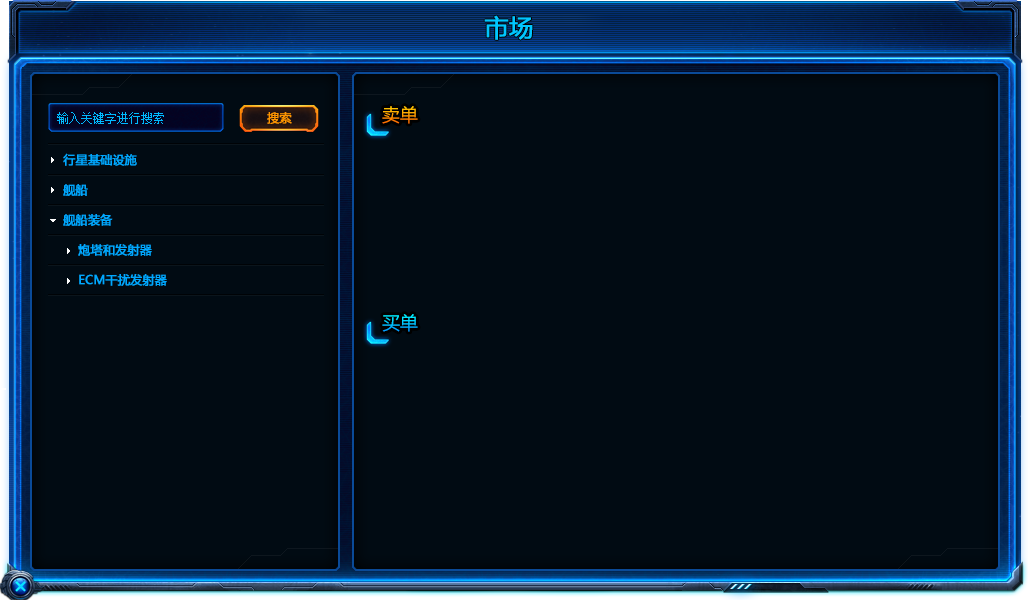
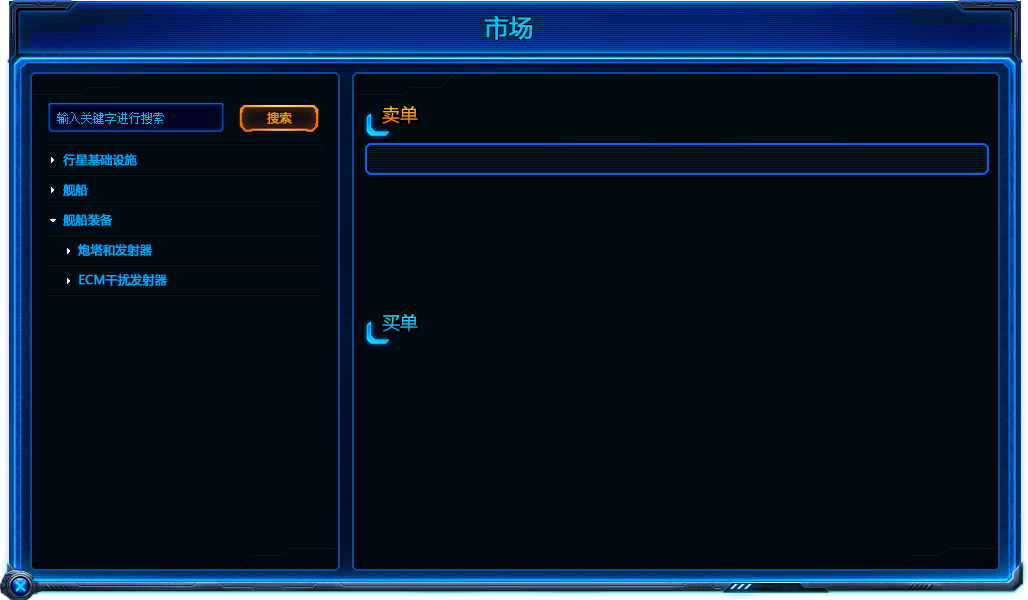
Revision of a layered 1028 × 600 image; what changed, layer by layer:
added layer "“图层 3”的居中描边" in group "right" over [362,137,991,178]
